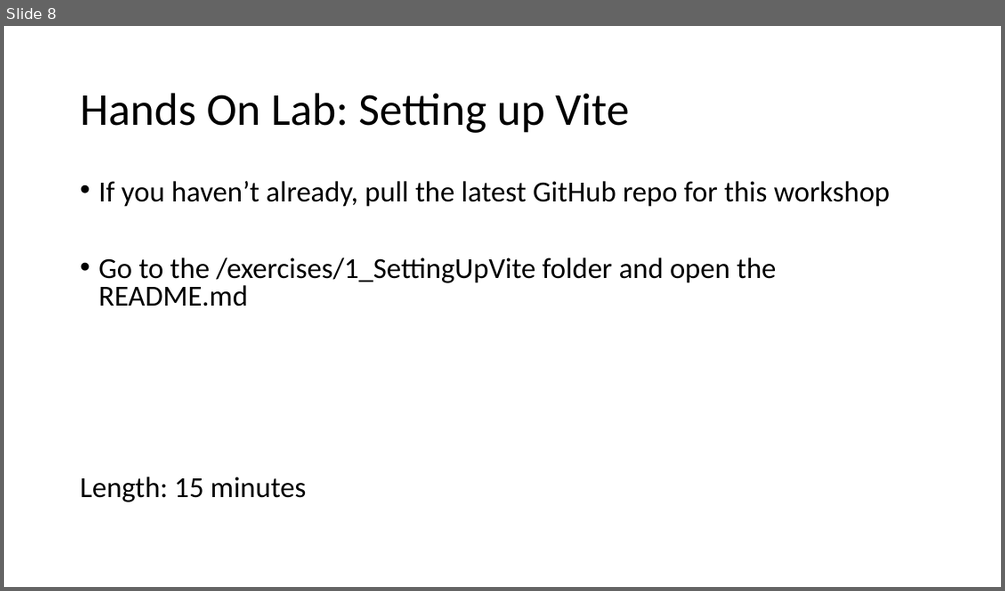
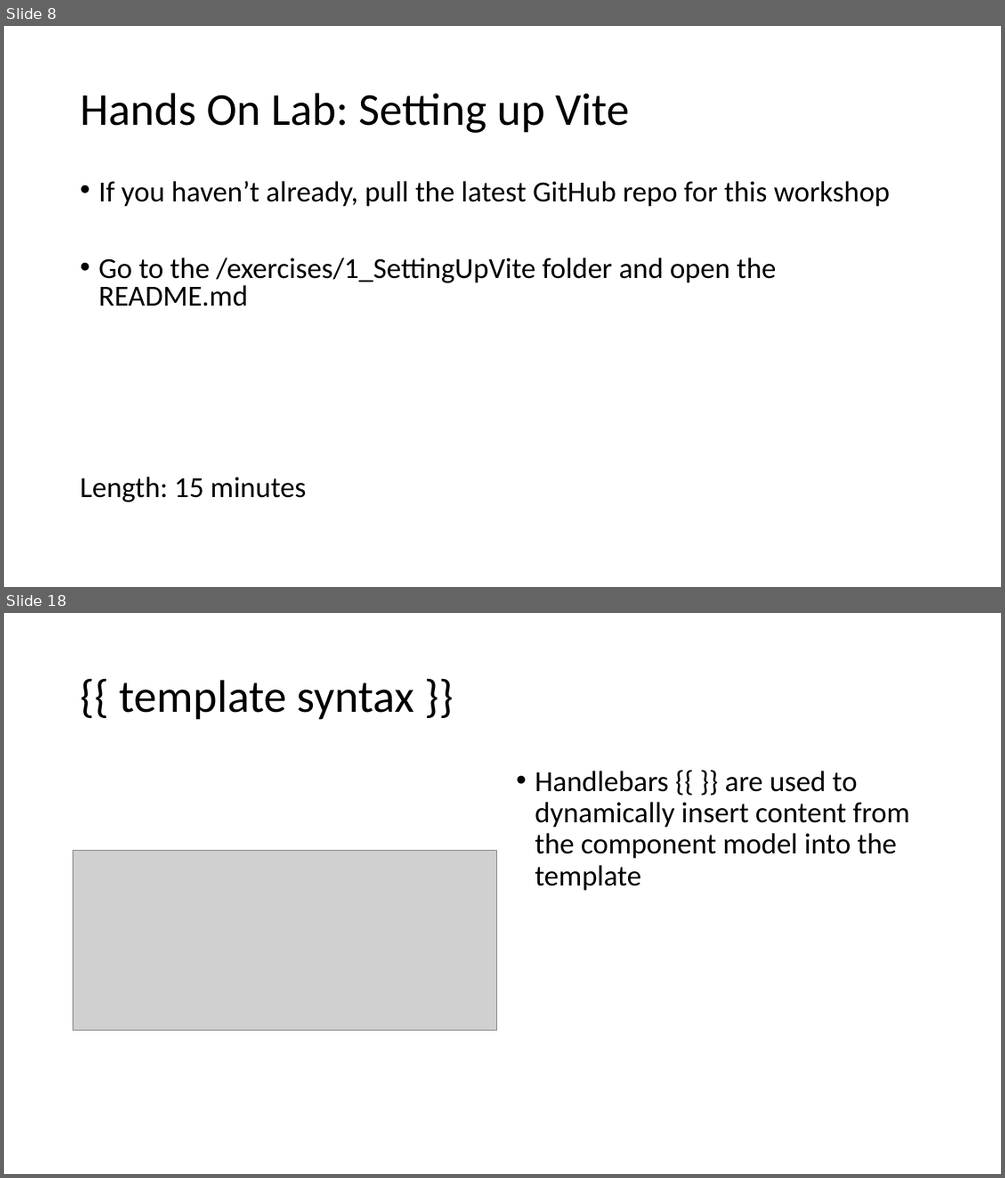
Before and after one commit to 1kevgriff/Workshop-SPA-with-ASPNETCORE-VueJS, a slide deck: Slides/2_VueJS.pptx. Shown one above the other, each under a label of ours: slide 8 before the commit, slides 8 and 18 after it; the slides between them are not shown. The pictures are 1005x591 and 1005x1178 pixels, drawn with LibreOffice and Linux fonts; fonts in the diff are those of the drawing; grey boxes stand for pictures. Boxes give left, top, right and bottom in pixels: in the first picture for what was removed or moved away, otherwise in the second. Text is boxed around its words. In the diff, an @@ line names an element or a change of style, - is before the commit and + after.

```diff
--- a/Slides/2_VueJS.pptx
+++ b/Slides/2_VueJS.pptx
@@ slide 18 added at box(4, 613, 1001, 1174), background #FFFFFF @@
@@ title added at box(119, 680, 414, 720), 44 pt, text #000000 @@
+{{ template syntax }}
@@ text added at box(534, 771, 910, 891), 28 pt, text #000000 @@
+• Handlebars {{ }} are used to dynamically insert content from the component model into the template
@@ picture added at box(73, 850, 497, 1030) @@
```
Also in this commit, not shown: 1 slide changed, 12 other slides added, 22 other files.
